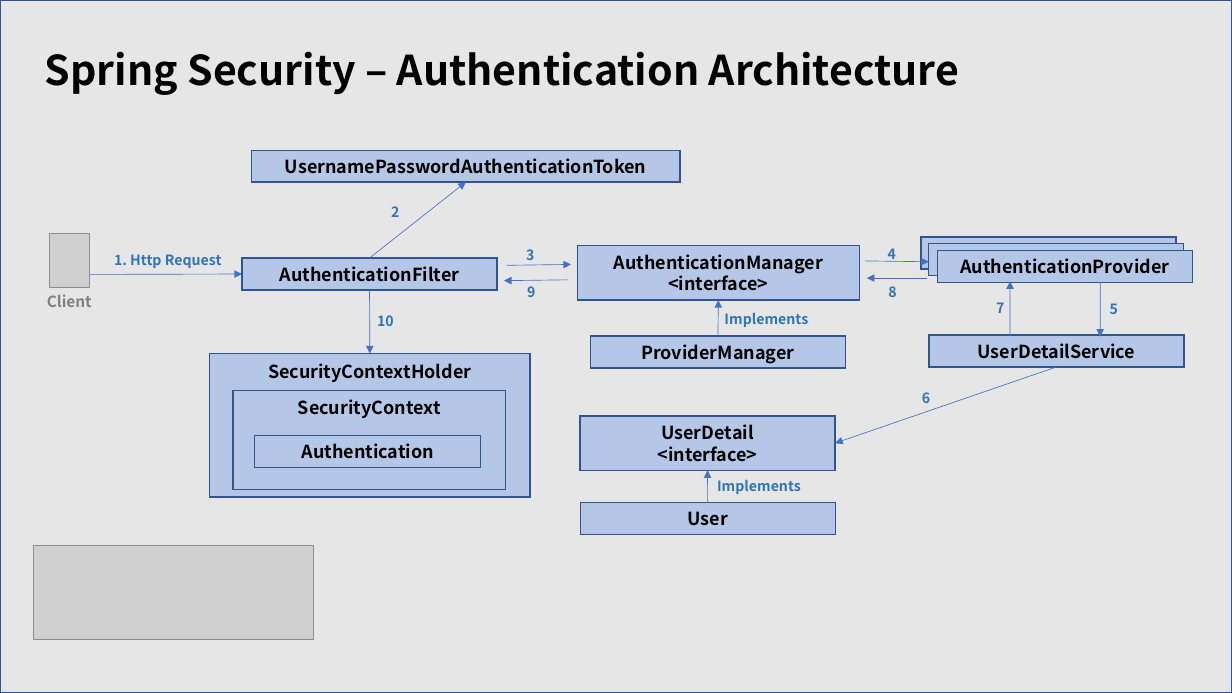
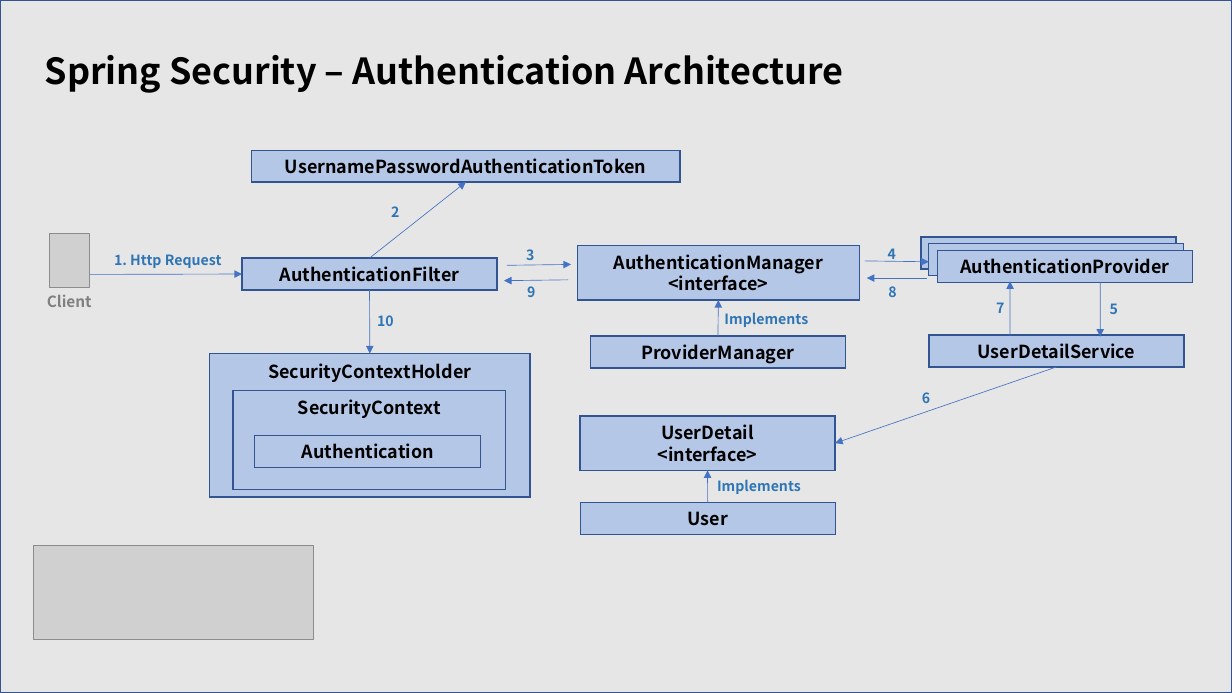
Before and after one commit to mon99745/SecurityReference, a slide deck: slide 1 of pptx/Readme-240503.pptx. Drawn at 1232x693 pixels with LibreOffice and Linux fonts; fonts in the diff are those of the drawing; grey boxes stand for pictures. Boxes give left, top, right and bottom in pixels: in the first picture for what was removed or moved away, otherwise in the second. Text is boxed around its words. In the diff, an @@ line names an element or a change of style, - is before the commit and + after.

```diff
--- a/pptx/Readme-240503.pptx
+++ b/pptx/Readme-240503.pptx
@@ title "Spring Security – Authentication Architecture" at [45, 55, 844, 93]: size 32 to 28 pt @@
```
Also in this commit, not shown: 3 other slides changed, 1 slide removed, 7 other files.
